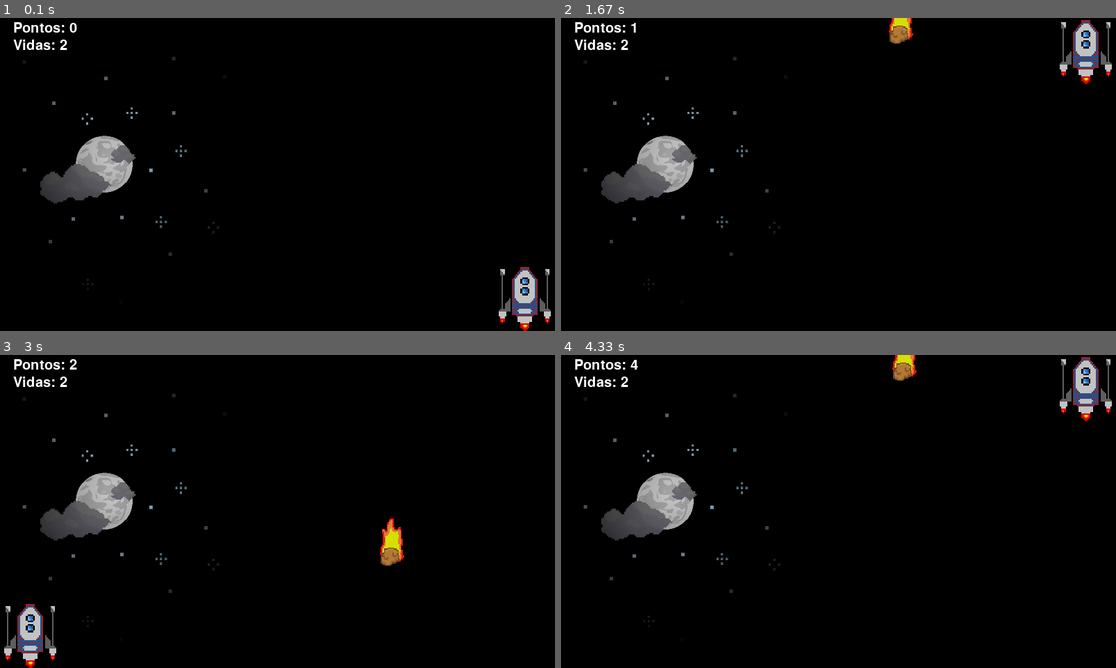
Above: before the commit, frames 1-4 (two rows, left to right).
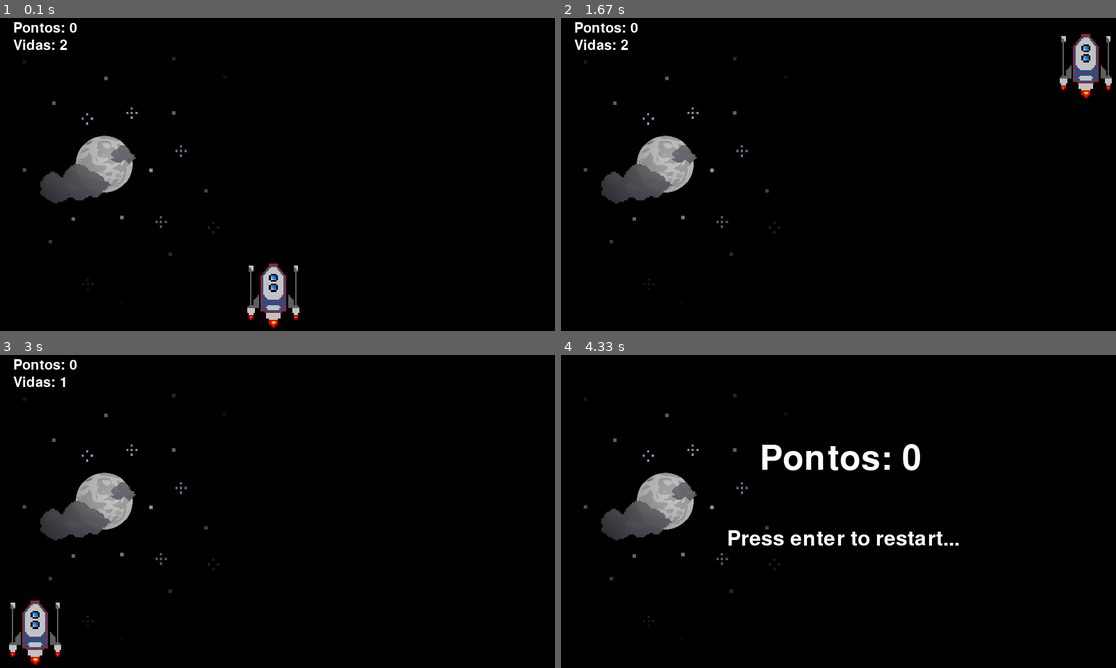
Above: after the commit, the same moments.

Repository: leonardo-walker/PYGAME
Game: pygame game, started from jogo.py
Two runs of this game, one before a commit and one after it. Both use one fixed random seed, a clock stepped at 60 frames per second and the inputs below.
Inputs:
- Up to frame 1 (0.1 s): no input
- Up to frame 2 (1.67 s): tap Enter at 0.33 s; hold Right 0.67-1.13 s; hold Up 1.17-1.47 s
- Up to frame 3 (3 s): hold Left 2-2.53 s; hold Down 2.57-2.87 s; hold Left from 2.9 s (still down)
- Up to frame 4 (4.33 s): release Left at 3.3 s; hold Up 3.33-3.7 s; hold Right from 3.73 s (still down)

The runs differ from the first frame. In frame 1, 1.9% of the frame differs, in the area x 44-100%, y 78-100%; in frame 2, 1.4%; in frame 3, 1.6%; in frame 4, 3.4%, in the area x 2-100%, y 0-61%.

Commit message:
sonoplastia

Diff:
--- a/jogo.py
+++ b/jogo.py
@@ -23,15 +23,26 @@
 background = pygame.image.load("resources/bg.jpg")
 background = pygame.transform.scale(background, (800, 450))
 
+explosaoSound = pygame.mixer.Sound("resources/xiii.mp3")
+explosaoSound.set_volume(0.5)
+
+
+restartSound = pygame.mixer.Sound("resources/elegosta.mp3")
+restartSound.set_volume(0.5)
+
+colisionSound = pygame.mixer.Sound("resources/tomi.mp3")
+colisionSound.set_volume(0.5)
+
 def perdeu(pontos):
     gameDisplay.blit(background, (0,0))
     pygame.mixer.music.stop()
-    fonte = pygame.font.Font("freesansbold.ttf", 100)
+    pygame.mixer.Sound.play(explosaoSound)
+    fonte = pygame.font.Font("freesansbold.ttf", 50)
     texto = fonte.render("Pontos: "+str(pontos), True, white)
     gameDisplay.blit(texto, (287, 125))
     fonteContinue = pygame.font.Font("freesansbold.ttf", 30)
     textoContinue = fonteContinue.render("Press enter to restart...", True, white)
-    gameDisplay.blit(textoContinue, (312,250))
+    gameDisplay.blit(textoContinue, (240,250))
 
     pygameDisplay.update()
 
@@ -39,10 +50,10 @@
     gameplay = True
     movimentoXMeteoro = movimentoX = random.randrange(0, display_largura)
     movimentoYMeteoro = -185
-    velocidade = 10
+    velocidade = 1
     direcao = True
-    posicaoXNave = 740
-    posicaoYNave = 750
+    posicaoXNave = 350
+    posicaoYNave = 350
     movimentoXNave = 0
     movimentoYNave = 0
     pontos = 0
@@ -55,7 +66,10 @@
     alturaNave = 95
     larguraMeteoro = 36
     alturaMeteoro = 68
-    velocidadeNave = 50
+    velocidadeNave = 15
+    pygame.mixer.music.load("resources/naveespacial.mp3")
+    pygame.mixer.music.play(-1)
+    pygame.mixer.music.set_volume(0.1)
 
     while True:
         for event in gameEvents.get():
@@ -72,6 +86,7 @@
                 elif event.key == pygame.K_DOWN or event.key == pygame.K_s:
                     movimentoYNave = velocidadeNave
                 elif event.key == pygame.K_RETURN:
+                    pygame.mixer.Sound.play(restartSound)
                     game()
             if event.type == pygame.KEYUP:
                 if event.key == pygame.K_LEFT or event.key == pygame.K_RIGHT or event.key == pygame.K_UP or event.key == pygame.K_DOWN or event.key == pygame.K_a or event.key == pygame.K_w or event.key == pygame.K_s or event.key == pygame.K_d :
@@ -106,7 +121,7 @@
                 else:
                     movimentoYMeteoro = -185
                     movimentoXMeteoro = random.randrange(0, display_largura-larguraMeteoro)
-                    velocidade = velocidade + 1
+                    velocidade = velocidade + 0.8
                     pontos+=1
 
             fonte = pygame.font.Font('freesansbold.ttf', 20)
@@ -126,6 +141,7 @@
             meteoroRect.y = movimentoYMeteoro-22
 
             if naveRect.colliderect(meteoroRect) == True:
+                pygame.mixer.Sound.play(colisionSound)
                 gameplay = True
                 pontosMorrer -=1
                 movimentoYMeteoro = -185
@@ -135,8 +151,7 @@
                 gameplay = False
             else:
                 direcao = True
-        print(pontos)
 
         pygameDisplay.update()
-        clock.tick(60)
+        clock.tick(75)
 game()
Not shown, added: resources/elegosta.mp3
Not shown, added: resources/naveespacial.mp3
Not shown, added: resources/tomi.mp3
Not shown, added: resources/xiii.mp3
